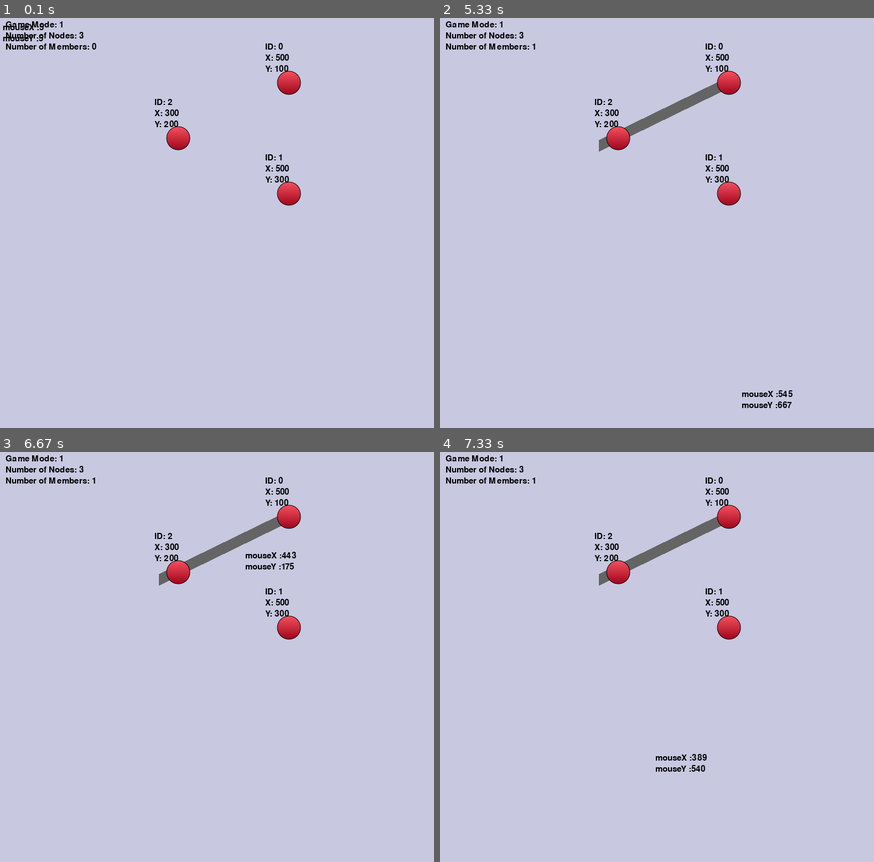
Above: before the commit, frames 1-4 (two rows, left to right).
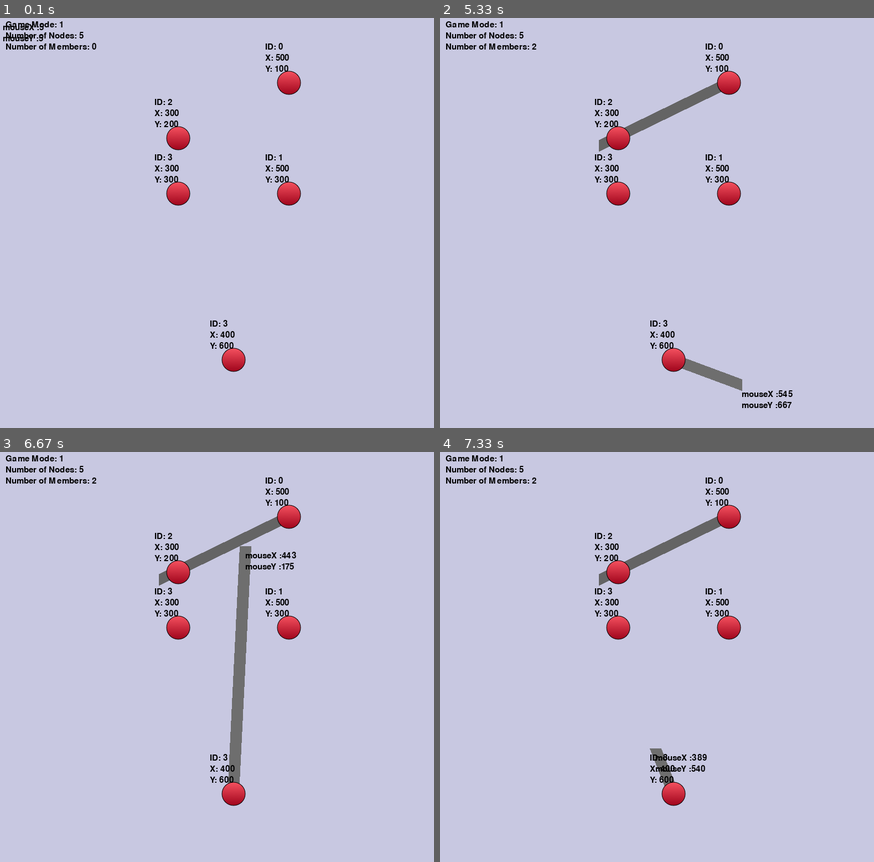
Above: after the commit, the same moments.

Repository: vinnnyr/Vinny-Truss-Solver
Game: pygame game, started from main.py
The game is run twice, just before and just after one commit, with the same random seed, the same clock (stepped at 60 frames per second) and the same inputs. The source is Python 2; it was converted automatically to run under Python 3.
Inputs (mouse positions are in pixels of both pictures, inside the frame that each line leads up to):
- Up to frame 1 (0.1 s): no input
- Up to frame 2 (5.33 s): click (661, 235) at 0.38 s; click (704, 333) at 0.72 s; click (726, 83) at 1.08 s; click (557, 149) at 1.55 s; click (661, 292) at 1.88 s; click (600, 145) at 2.22 s; click (813, 354) at 2.55 s; click (518, 280) at 2.88 s; click (531, 149) at 3.22 s; click (557, 313) at 3.55 s; click (821, 337) at 3.88 s; click (526, 403) at 4.22 s; click (522, 264) at 4.55 s; click (687, 358) at 4.88 s; click (743, 382) at 5.22 s
- Up to frame 3 (6.67 s): click (65, 825) at 5.55 s; click (112, 743) at 5.88 s; click (360, 570) at 6.22 s; click (247, 546) at 6.55 s
- Up to frame 4 (7.33 s): click (539, 513) at 6.88 s; click (657, 747) at 7.22 s

The runs differ from the first frame. In frame 1, 0.8% of the frame differs, in the area x 18-57%, y 3-87%; in frame 2, 1.2%; in frame 3, 2.3%, in the area x 18-58%, y 3-87%; in frame 4, 0.9%.

Commit message:
bug still exists -.-

Diff:
--- a/main.py
+++ b/main.py
@@ -176,6 +176,8 @@
 nodeList.append(Node((500, 100), 0))
 nodeList.append(Node((500, 300), 1))
 nodeList.append(Node((300, 200), 2))
+nodeList.append(Node((300, 300), 3))
+nodeList.append(Node((400, 600), 3))
 
 while not done:
     (mouseX, mouseY) = pygame.mouse.get_pos()  # Global Variables mouseX and mouseY
